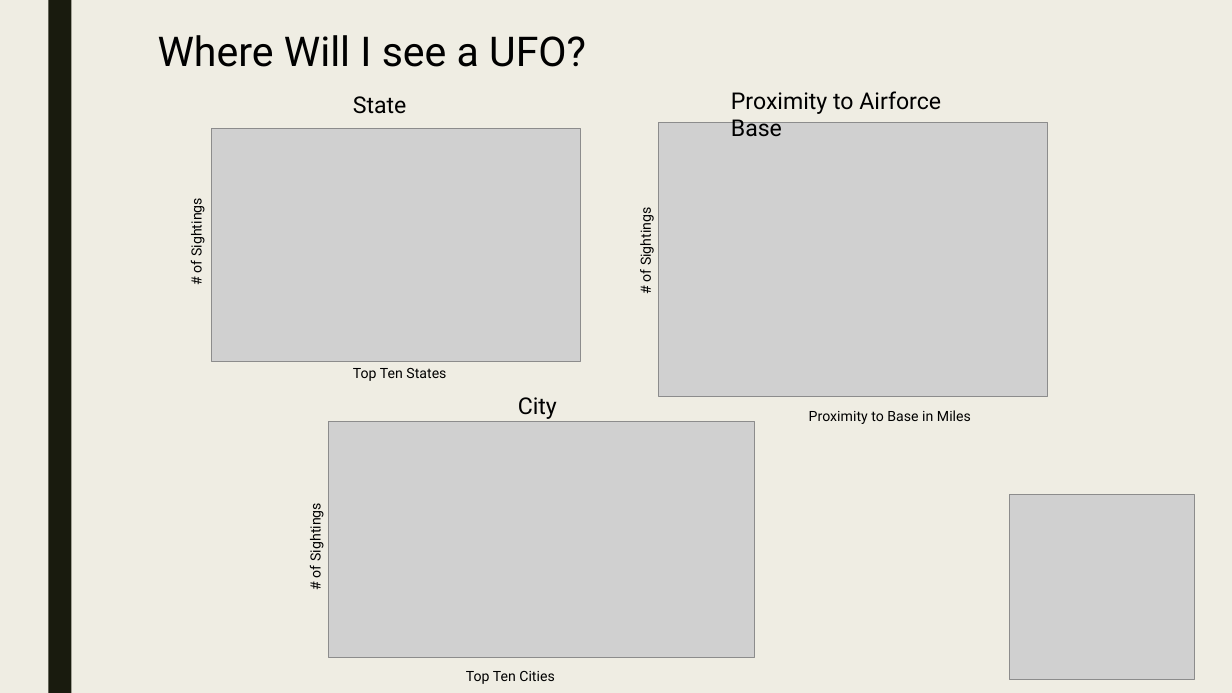
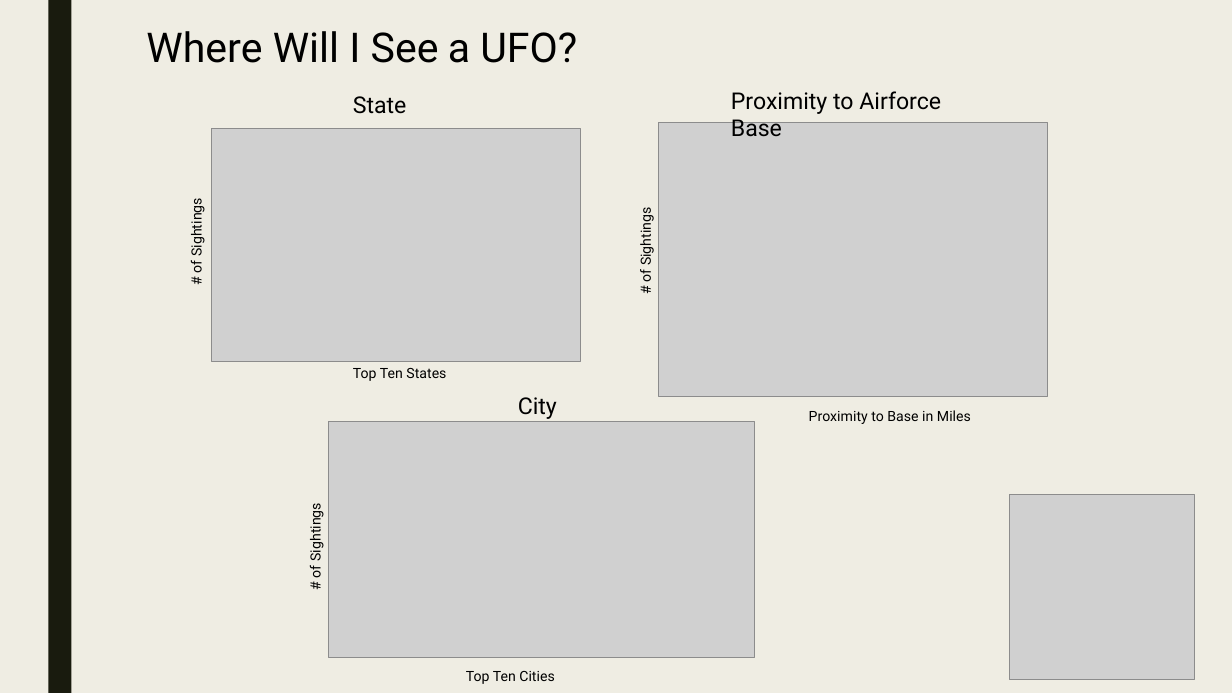
Before and after one commit to Preetikasri/UFO-Sightings-Analysis, a slide deck: slide 7 of ufo_presentation_v3.pptx. Drawn at 1232x693 pixels with LibreOffice and Linux fonts; fonts in the diff are those of the drawing; grey boxes stand for pictures. Boxes give left, top, right and bottom in pixels: in the first picture for what was removed or moved away, otherwise in the second. Text is boxed around its words. In the diff, an @@ line names an element or a change of style, - is before the commit and + after.

```diff
--- a/ufo_presentation_v3.pptx
+++ b/ufo_presentation_v3.pptx
@@ text at (x1=146, y1=31, x2=577, y2=63): text changed @@
-Where Will I see a UFO?
+Where Will I See a UFO?
```
Also in this commit, not shown: 3 other slides changed, 1 slide added, 1 slide removed.
